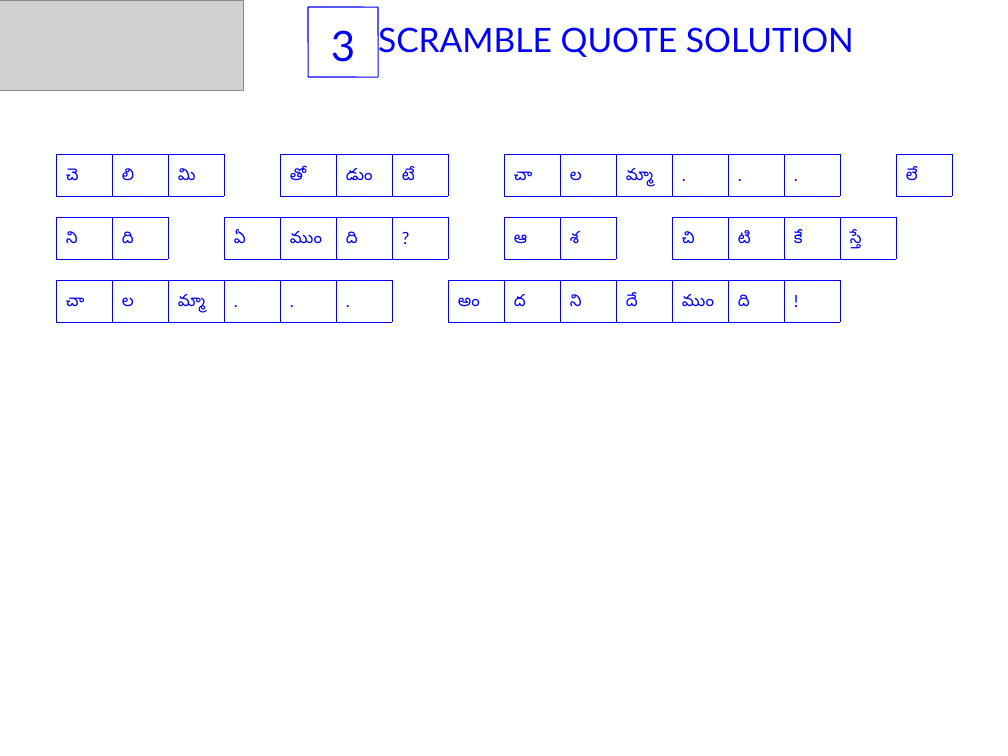
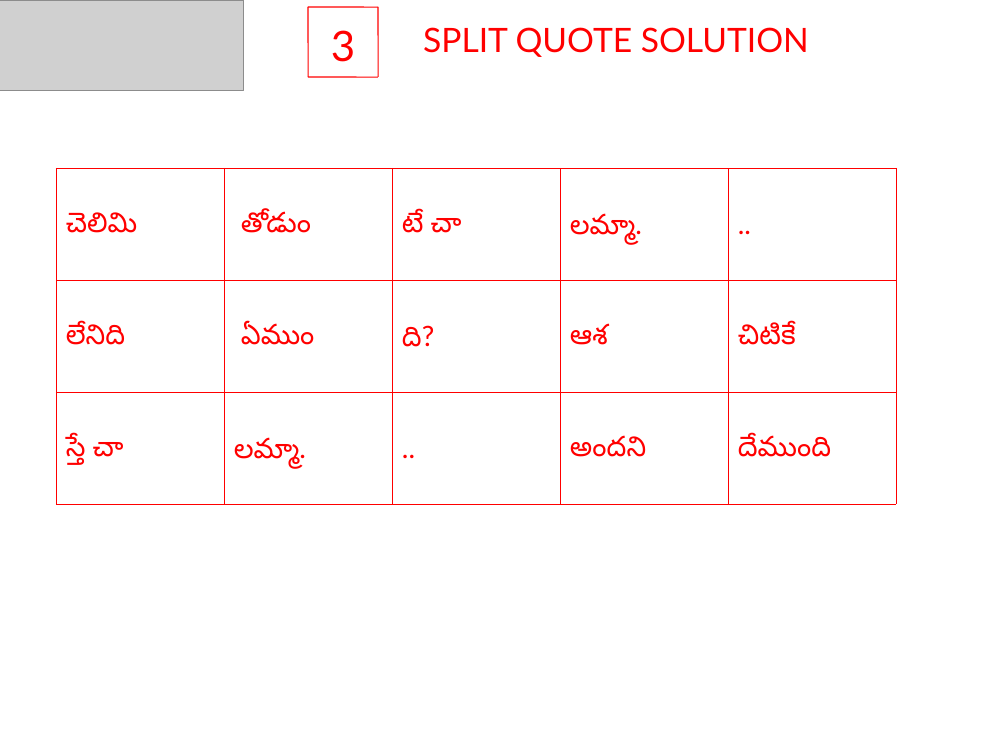
Before and after one commit to sjasthi/auto_quotes_java, a slide deck: slide 8 of Puzzles.ppt. Drawn at 1008x756 pixels with LibreOffice and Linux fonts; fonts in the diff are those of the drawing; grey boxes stand for pictures. Boxes give left, top, right and bottom in pixels: in the first picture for what was removed or moved away, otherwise in the second. Text is boxed around its words. In the diff, an @@ line names an element or a change of style, - is before the commit and + after.

Commit message:
3/30
Update to SplitQuote. Now using chunk size method.

```diff
--- a/Puzzles.ppt
+++ b/Puzzles.ppt
@@ text "3" at (x1=331, y1=30, x2=355, y2=62): text colour #0000FF to #FF0000 @@
@@ line (308, 7) - (378, 7): stroke #0000FF 0.74 pt to #FF0000 0.74 pt @@
@@ line (308, 7) - (308, 77): stroke #0000FF 0.74 pt to #FF0000 0.74 pt @@
@@ line (378, 7) - (378, 77): stroke #0000FF 0.74 pt to #FF0000 0.74 pt @@
@@ text at (x1=423, y1=27, x2=809, y2=57): text changed; text colour #0000FF to #FF0000 @@
-SCRAMBLE QUOTE SOLUTION
+SPLIT QUOTE SOLUTION
@@ line (308, 77) - (378, 77): stroke #0000FF 0.74 pt to #FF0000 0.74 pt @@
@@ table at (x1=56, y1=168, x2=898, y2=504) @@
-చా | ల | మ్మా | . | . | . |  | అం | ద | ని | దే | ముం | ది | ! |  | 
+చెలిమి | తోడుం | టే చా | లమ్మా. | ..
+లేనిది | ఏముం | ది? | ఆశ | చిటికే
+స్తే చా | లమ్మా. | .. | అందని | దేముంది
@@ table resized from (x1=56, y1=280, x2=960, y2=323) to (x1=56, y1=168, x2=898, y2=504) @@
@@ table removed at (x1=56, y1=154, x2=960, y2=317), 1 rows, 16 columns @@
-చె | లి | మి |  | తో | డుం | టే |  | చా | ల | మ్మా | . | . | . |  | లే
@@ table removed at (x1=56, y1=217, x2=960, y2=259), 1 rows, 16 columns @@
-ని | ది |  | ఏ | ముం | ది | ? |  | ఆ | శ |  | చి | టి | కే | స్తే | 
```
Also in this commit, not shown: 9 other slides changed, 7 other files.
